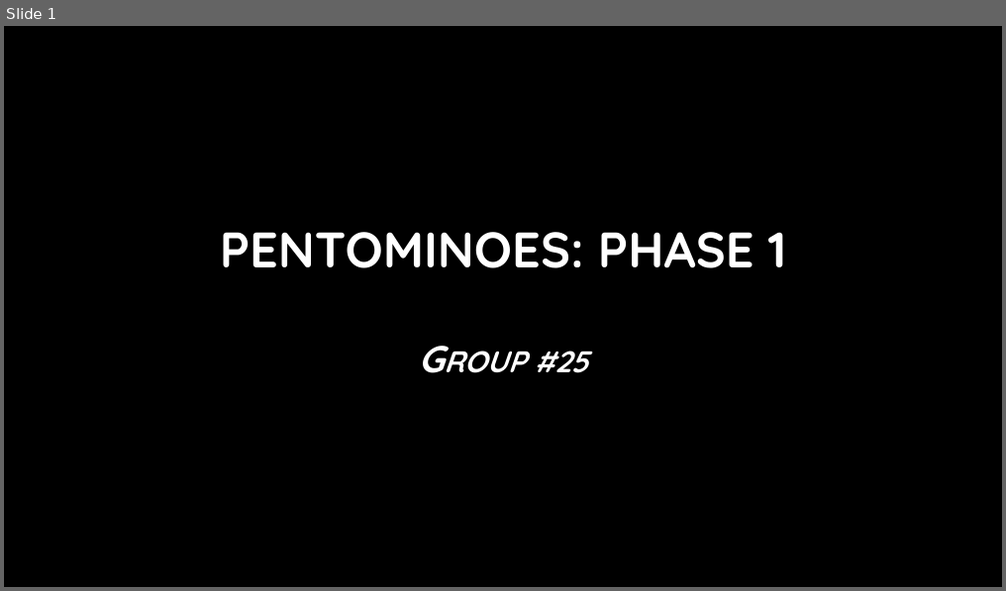
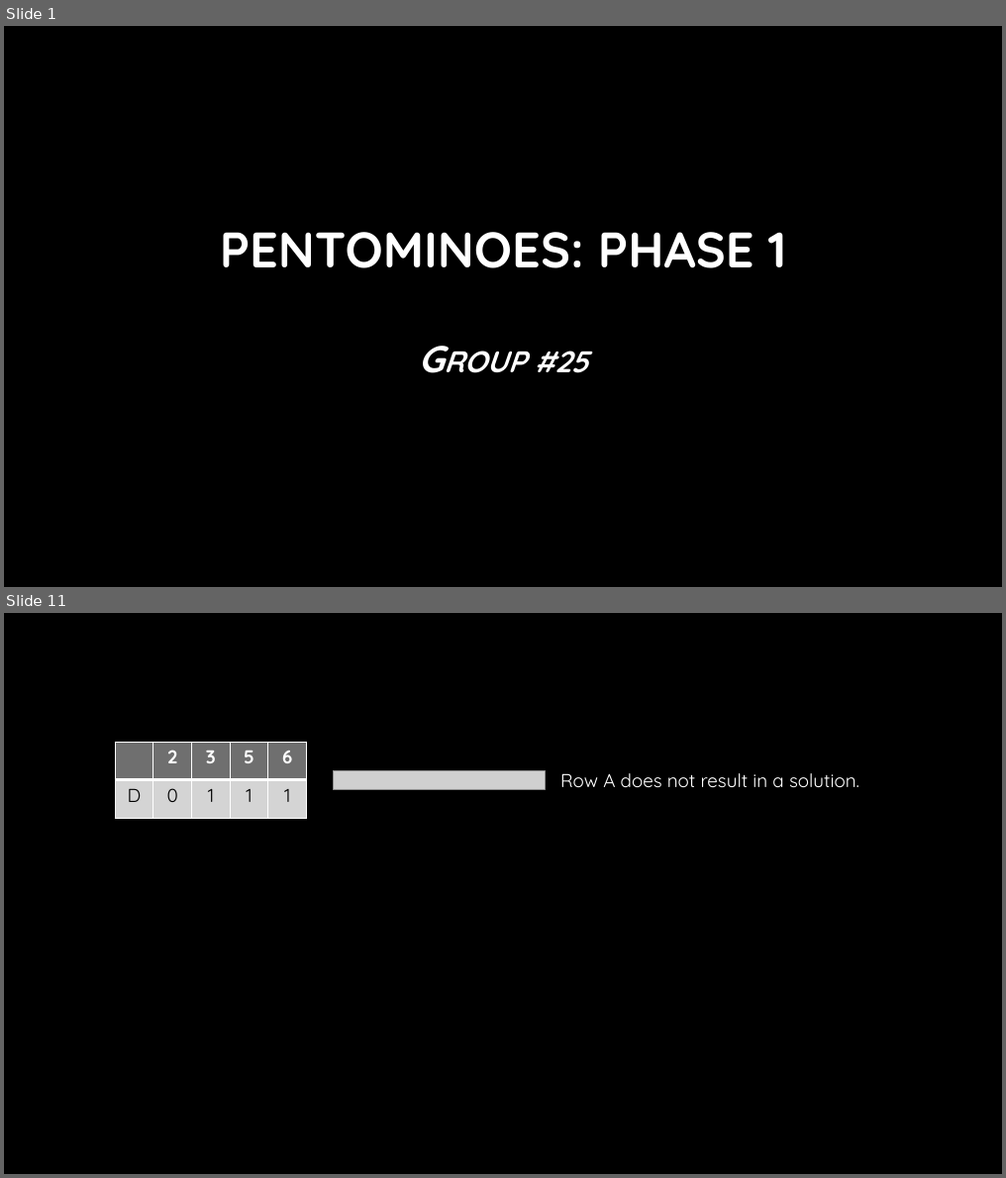
Before and after one commit to Hookz/pentominoes, a slide deck: Pentominoes.pptx. Shown one above the other, each under a label of ours: slide 1 before the commit, slides 1 and 11 after it; the slides between them are not shown. The pictures are 1006x591 and 1006x1178 pixels, drawn with LibreOffice and Linux fonts; fonts in the diff are those of the drawing; grey boxes stand for pictures; background and template pictures are left out. Boxes give left, top, right and bottom in pixels: in the first picture for what was removed or moved away, otherwise in the second. Text is boxed around its words. In the diff, an @@ line names an element or a change of style, - is before the commit and + after.

Commit message:
Updated PTT (improved slides about AlgX + new pictures)

```diff
--- a/Pentominoes.pptx
+++ b/Pentominoes.pptx
@@ slide 11 added at <box>4,613,1002,1174</box>, background picture (left out) @@
@@ table added at <box>115,742,306,818</box>, 2 rows, 5 columns @@
+ | 2 | 3 | 5 | 6
+D | 0 | 1 | 1 | 1
@@ picture added at <box>334,771,546,789</box> @@
@@ text added at <box>560,773,859,788</box>, 18 pt, text #FFFFFF @@
+Row A does not result in a solution.
```
Also in this commit, not shown: 5 slides changed, 11 other slides added, 3 slides removed.
